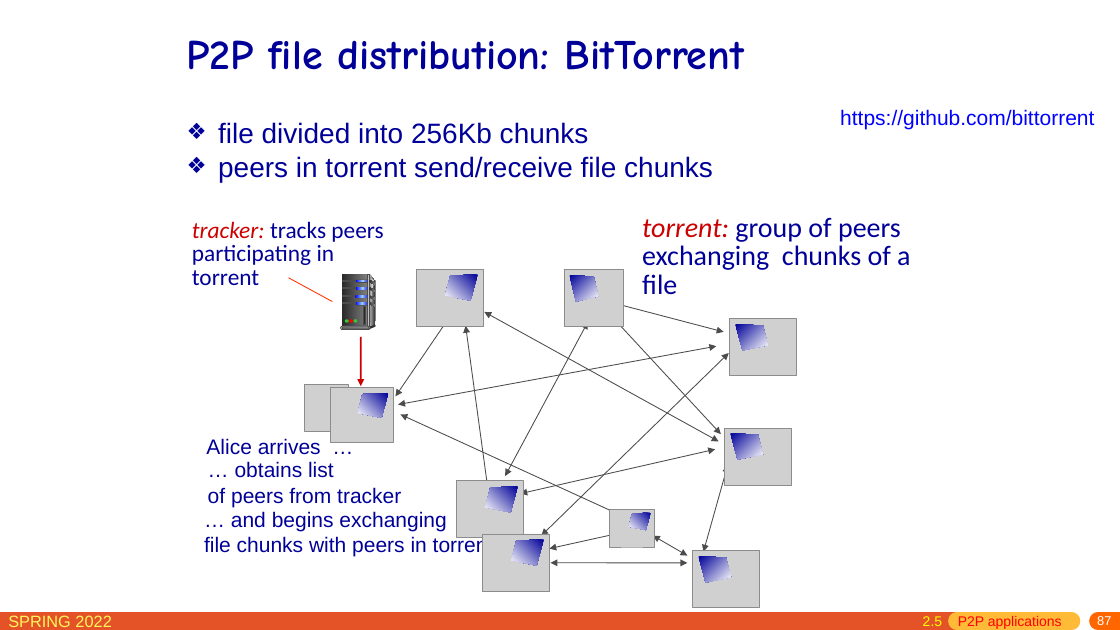
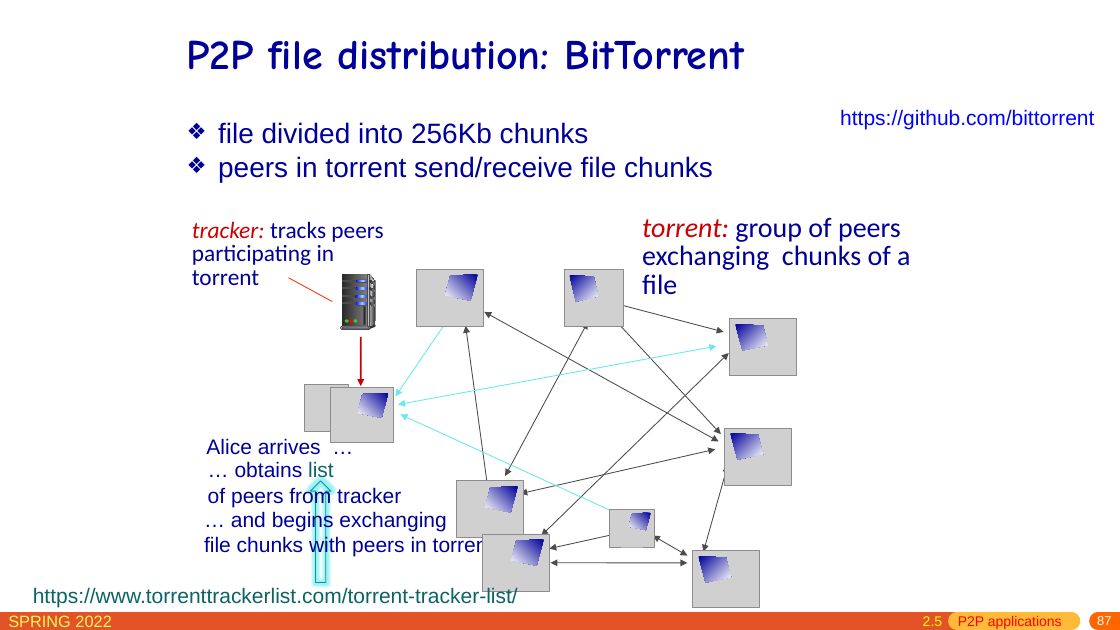
Before and after one commit to network-whu/slides, a slide deck: slide 87 of pptx/chapter2.pptx. Drawn at 1120x630 pixels with LibreOffice and Linux fonts; fonts in the diff are those of the drawing; grey boxes stand for pictures. Boxes give left, top, right and bottom in pixels: in the first picture for what was removed or moved away, otherwise in the second. Text is boxed around its words. In the diff, an @@ line names an element or a change of style, - is before the commit and + after.

```diff
--- a/pptx/chapter2.pptx
+++ b/pptx/chapter2.pptx
@@ double arrow (396, 397) - (449, 319): stroke #4C4C4C 0.75 pt to #65EAEE 0.75 pt @@
@@ double arrow (398, 405) - (717, 346): stroke #4C4C4C 0.75 pt to #65EAEE 0.75 pt @@
@@ double arrow (401, 414) - (627, 518): stroke #4C4C4C 0.75 pt to #65EAEE 0.75 pt @@
@@ text at (x1=235, y1=461, x2=334, y2=482): text colour #000099 to #0B6366 in "list" @@
@@ up arrow added at (x1=311, y1=481, x2=331, y2=583), outline #109499 0.75 pt @@
@@ text added at (x1=33, y1=587, x2=518, y2=608), 18 pt, text #0B6366 @@
+https://www.torrenttrackerlist.com/torrent-tracker-list/
```
Also in this commit, not shown: 6 other slides changed, 1 slide added, 1 slide removed, 2 other files.
